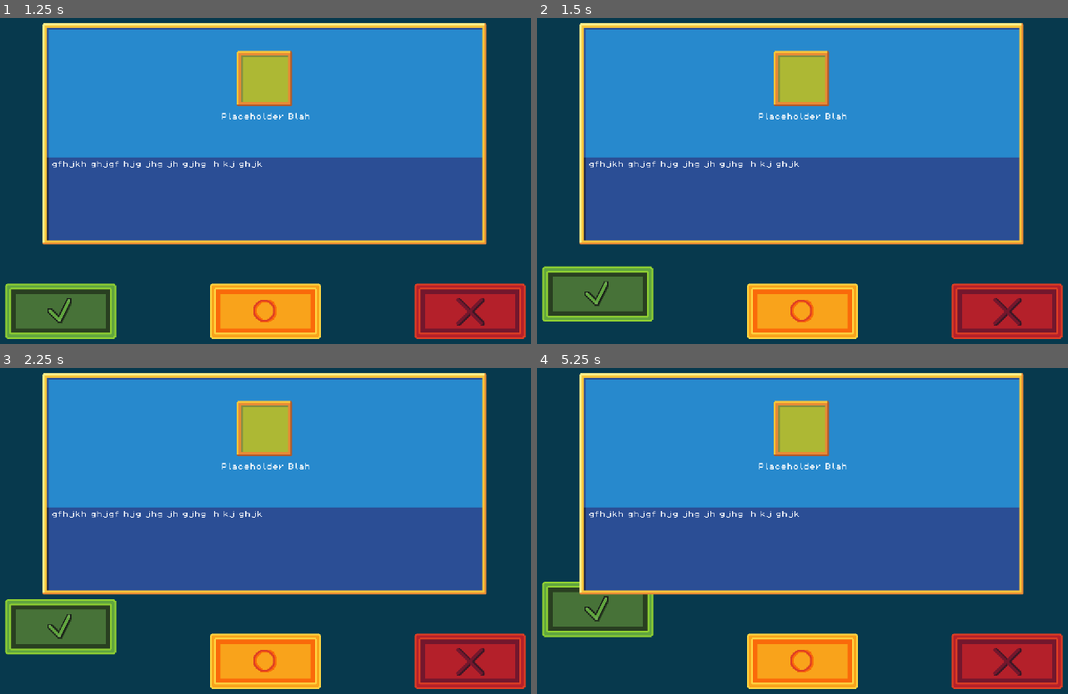
Above: before the commit, frames 1-4 (two rows, left to right).
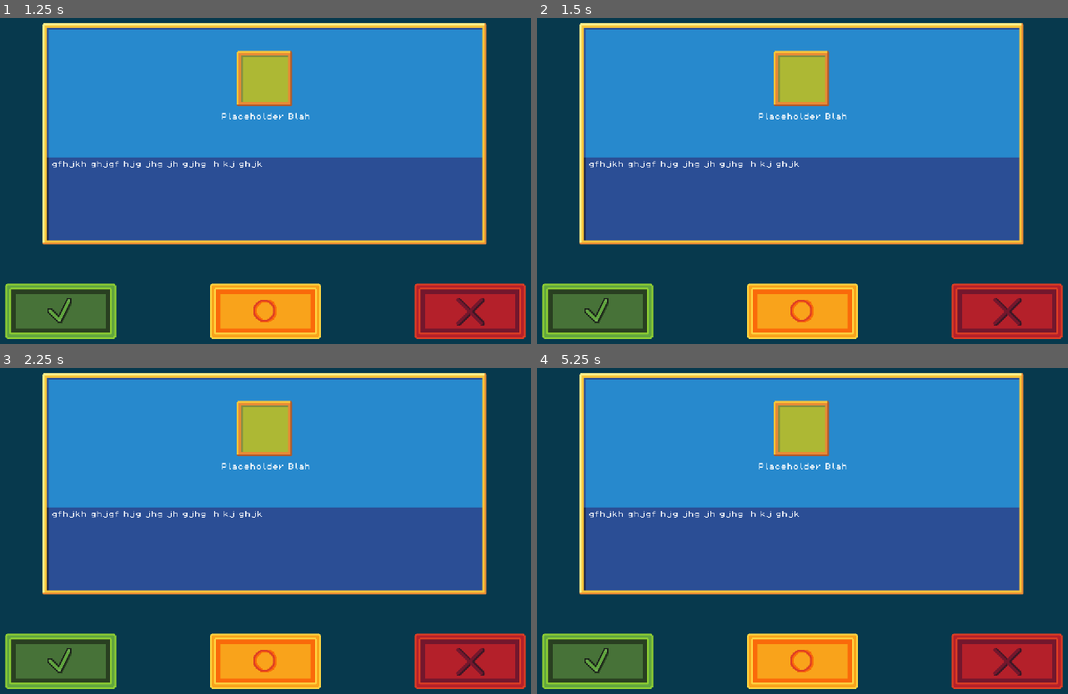
Above: after the commit, the same moments.

Repository: MartinR260/HackTUES11KVK
Game: Godot game, scene res://picktrademenu.tscn
Two runs of this game, one before a commit and one after it. Both use one fixed random seed, a clock stepped at 60 frames per second and the inputs below. This scene is started directly instead of the project's main scene.
Inputs (mouse positions are in pixels of both pictures, inside the frame that each line leads up to; where the layout moved, square brackets give the same spot in the first picture):
- Up to frame 1 (1.25 s): click (472, 311) at 0.5 s
- Up to frame 2 (1.5 s): click (595, 311) at 1.25 s
- Up to frame 3 (2.25 s): click (58, 661) [58, 645] at 2 s
- Up to frame 4 (5.25 s): click (802, 661) at 2.75 s; click (802, 661) at 3.5 s; click (1009, 661) at 4.25 s; click (595, 661) [595, 625] at 5 s

Frame 1 is identical in both runs. In frame 2, 3.5% of the frame differs, in the area x 0-22%, y 76-99%; in frame 3, 5.5%; in frame 4, 6.2%, in the area x 0-22%, y 65-99%.

Commit message:
Added sfx

Diff:
--- /dev/null
+++ b/hacktues11/AcceptTradeButton.gd
@@ -0,0 +1,15 @@
+extends TextureButton
+
+var button_click_sfx : AudioStreamRandomizer = AudioStreamRandomizer.new()
+var audio_player = AudioStreamPlayer.new()
+
+func _ready() -> void:
+	button_click_sfx.add_stream(0, load("res://sfx/mouseclicks/mouse-button-click-308449.mp3"))
+	button_click_sfx.add_stream(1, load("res://sfx/mouseclicks/mouse-click-sound-233951.mp3"))
+	button_click_sfx.add_stream(2, load("res://sfx/mouseclicks/ui-click-43196.mp3"))
+	button_click_sfx.add_stream(3, load("res://sfx/mouseclicks/ui-click-97915.mp3"))
+	add_child(audio_player)
+
+func _on_button_up() -> void:
+	audio_player.stream = button_click_sfx.get_stream(randi_range(0, 3))
+	audio_player.play()
--- /dev/null
+++ b/hacktues11/RejectTradeButton.gd
@@ -0,0 +1,15 @@
+extends TextureButton
+
+var button_click_sfx : AudioStreamRandomizer = AudioStreamRandomizer.new()
+var audio_player = AudioStreamPlayer.new()
+
+func _ready() -> void:
+	button_click_sfx.add_stream(0, load("res://sfx/mouseclicks/mouse-button-click-308449.mp3"))
+	button_click_sfx.add_stream(1, load("res://sfx/mouseclicks/mouse-click-sound-233951.mp3"))
+	button_click_sfx.add_stream(2, load("res://sfx/mouseclicks/ui-click-43196.mp3"))
+	button_click_sfx.add_stream(3, load("res://sfx/mouseclicks/ui-click-97915.mp3"))
+	add_child(audio_player)
+
+func _on_button_up() -> void:
+	audio_player.stream = button_click_sfx.get_stream(randi_range(0, 3))
+	audio_player.play()
--- /dev/null
+++ b/hacktues11/StartChatButton.gd
@@ -0,0 +1,15 @@
+extends TextureButton
+
+var button_click_sfx : AudioStreamRandomizer = AudioStreamRandomizer.new()
+var audio_player = AudioStreamPlayer.new()
+
+func _ready() -> void:
+	button_click_sfx.add_stream(0, load("res://sfx/mouseclicks/mouse-button-click-308449.mp3"))
+	button_click_sfx.add_stream(1, load("res://sfx/mouseclicks/mouse-click-sound-233951.mp3"))
+	button_click_sfx.add_stream(2, load("res://sfx/mouseclicks/ui-click-43196.mp3"))
+	button_click_sfx.add_stream(3, load("res://sfx/mouseclicks/ui-click-97915.mp3"))
+	add_child(audio_player)
+
+func _on_button_up() -> void:
+	audio_player.stream = button_click_sfx.get_stream(randi_range(0, 3))
+	audio_player.play()
--- a/hacktues11/picktrademenu.tscn
+++ b/hacktues11/picktrademenu.tscn
@@ -1,24 +1,14 @@
-[gd_scene load_steps=8 format=3 uid="uid://bjrlfhewpghy3"]
+[gd_scene load_steps=10 format=3 uid="uid://dg546urm48nit"]
 
 [ext_resource type="Texture2D" uid="uid://4qt7w27wtt6x" path="res://assets/green_button.png" id="1_g6ba8"]
+[ext_resource type="Script" uid="uid://cm3i5qv5wtnl3" path="res://AcceptTradeButton.gd" id="2_0t6gn"]
 [ext_resource type="Texture2D" uid="uid://dfrjuximsgnhn" path="res://assets/red button.png" id="2_gppls"]
 [ext_resource type="Texture2D" uid="uid://db8831rxhj1yf" path="res://assets/big-frame.png" id="2_w86nt"]
 [ext_resource type="FontFile" uid="uid://dcdwrx3jwgat" path="res://assets/fonts/PixelOperator8.ttf" id="3_g6ba8"]
 [ext_resource type="Texture2D" uid="uid://443xejgjjxlf" path="res://assets/yellow_button.png" id="3_gppls"]
 [ext_resource type="Texture2D" uid="uid://c3lm0kq6bdae4" path="res://assets/user-frame.png" id="4_gppls"]
-
-[sub_resource type="GDScript" id="GDScript_gppls"]
-script/source = "extends TextureButton
-
-
-
-func _on_button_down() -> void:
-	position.y -= 20
-
-
-func _on_button_up() -> void:
-	pass # Replace with function body.
-"
+[ext_resource type="Script" uid="uid://dq3i2rwsri0uj" path="res://RejectTradeButton.gd" id="4_l1kfb"]
+[ext_resource type="Script" uid="uid://be1v0wg3snw87" path="res://StartChatButton.gd" id="6_v6ff6"]
 
 [node name="PickTradeMenu" type="Node2D"]
 
@@ -40,7 +30,7 @@
 offset_bottom = 164.0
 texture_normal = ExtResource("1_g6ba8")
 stretch_mode = 0
-script = SubResource("GDScript_gppls")
+script = ExtResource("2_0t6gn")
 
 [node name="RejectTrade" type="TextureButton" parent="."]
 offset_left = 172.0
@@ -49,6 +39,7 @@
 offset_bottom = 164.0
 texture_normal = ExtResource("2_gppls")
 stretch_mode = 0
+script = ExtResource("4_l1kfb")
 
 [node name="StartChat" type="TextureButton" parent="."]
 offset_left = -64.0
@@ -57,6 +48,7 @@
 offset_bottom = 164.0
 texture_normal = ExtResource("3_gppls")
 stretch_mode = 0
+script = ExtResource("6_v6ff6")
 
 [node name="TradeInfo" type="TextureRect" parent="."]
 offset_left = -257.0
@@ -97,5 +89,6 @@
 texture = ExtResource("4_gppls")
 stretch_mode = 5
 
-[connection signal="button_down" from="AcceptTrade" to="AcceptTrade" method="_on_button_down"]
 [connection signal="button_up" from="AcceptTrade" to="AcceptTrade" method="_on_button_up"]
+[connection signal="button_up" from="RejectTrade" to="RejectTrade" method="_on_button_up"]
+[connection signal="button_up" from="StartChat" to="StartChat" method="_on_button_up"]
Not shown, added: hacktues11/AcceptTradeButton.gd.uid
Not shown, added: hacktues11/RejectTradeButton.gd.uid
Not shown, added: hacktues11/StartChatButton.gd.uid
Not shown, added: hacktues11/sfx/mouseclicks/mouse-button-click-308449.mp3.import
Not shown, added: hacktues11/sfx/mouseclicks/mouse-click-sound-233951.mp3.import
Not shown, added: hacktues11/sfx/mouseclicks/ui-click-43196.mp3.import
Not shown, added: hacktues11/sfx/mouseclicks/ui-click-97915.mp3.import
Not shown, added: hacktues11/sfx/mouseclicks/mouse-button-click-308449.mp3
Not shown, added: hacktues11/sfx/mouseclicks/mouse-click-sound-233951.mp3
Not shown, added: hacktues11/sfx/mouseclicks/ui-click-43196.mp3
Not shown, added: hacktues11/sfx/mouseclicks/ui-click-97915.mp3
